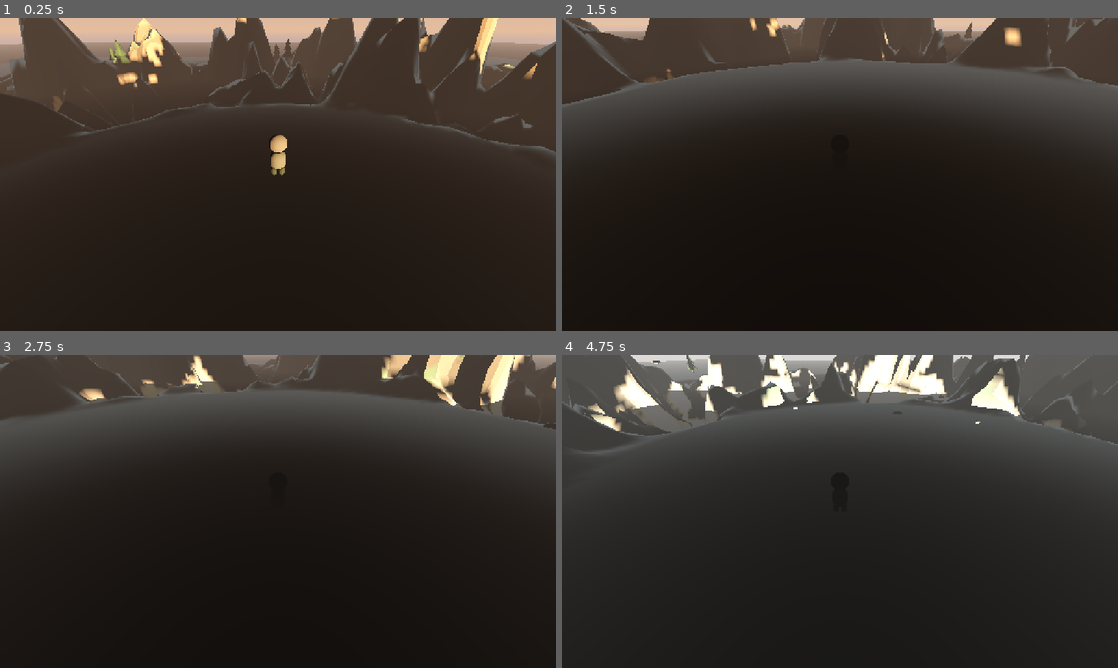
Above: before the commit, frames 1-4 (two rows, left to right).
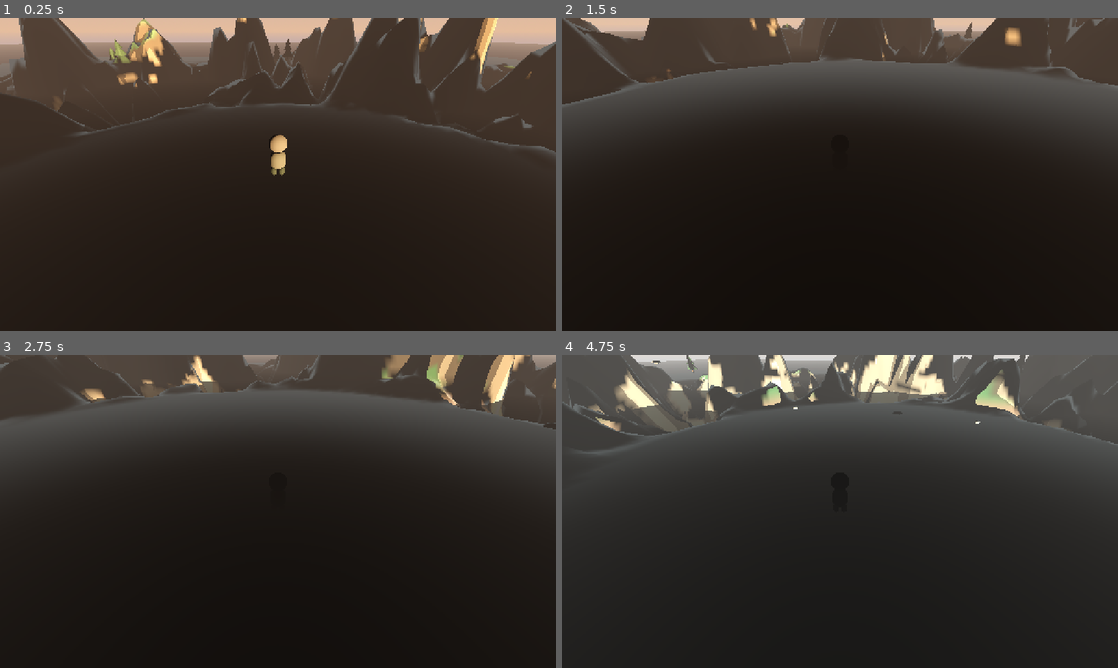
Above: after the commit, the same moments.

Repository: hunterbastian/yama
Game: Godot game, scene res://scenes/main.tscn
Two runs of this game, one before a commit and one after it. Both use one fixed random seed, a clock stepped at 60 frames per second and the inputs below.
Inputs (mouse positions are in pixels of both pictures, inside the frame that each line leads up to):
- Up to frame 1 (0.25 s): no input
- Up to frame 2 (1.5 s): tap Enter at 0.5 s; move the mouse to (867, 174) at 0.52 s; hold R (regenerate) 0.53-1.28 s; hold W (move_forward) from 0.53 s (still down); tap Space (jump) at 0.77 s; move the mouse to (812, 174) at 1.27 s; tap Shift (sprint) at 1.35 s
- Up to frame 3 (2.75 s): keep holding W (move_forward); tap Space (jump) at 1.52 s; move the mouse to (289, 505) at 2.02 s; hold R (regenerate) from 2.03 s (still down)
- Up to frame 4 (4.75 s): keep holding W (move_forward); move the mouse to (834, 517) at 2.77 s; release R (regenerate) at 2.78 s; tap Shift (sprint) at 2.85, 4.35 s; tap Space (jump) at 3.02, 3.77, 4.52 s; move the mouse to (878, 514) at 3.52 s; hold R (regenerate) 3.53-4.28 s; move the mouse to (795, 508) at 4.27 s

The runs differ from the first frame. In frame 1, 1.0% of the frame differs, in the area x 19-97%, y 0-22%; in frame 2, 0.3%; in frame 3, 1.8%; in frame 4, 3.8%, in the area x 4-83%, y 0-25%.

Commit message:
feat: vibrant terrain palette with wider cel-shading contrast
Co-Authored-By: Claude Sonnet 4.6 <noreply@anthropic.com>

Diff:
--- a/shaders/terrain.gdshader
+++ b/shaders/terrain.gdshader
@@ -81,10 +81,10 @@
 	float h = v_height;
 
 	// Base colors
-	vec3 shore = vec3(0.91, 0.86, 0.78);
-	vec3 grass_low = vec3(0.55, 0.75, 0.62);
-	vec3 grass_high = vec3(0.77, 0.90, 0.82);
-	vec3 rock = vec3(0.60, 0.60, 0.54);
+	vec3 shore = vec3(0.93, 0.84, 0.72);
+	vec3 grass_low = vec3(0.45, 0.82, 0.55);
+	vec3 grass_high = vec3(0.72, 0.95, 0.78);
+	vec3 rock = vec3(0.55, 0.55, 0.48);
 
 	// Grass: mint gradient by height
 	vec3 grass = mix(grass_low, grass_high, smoothstep(2.0, 10.0, h));
@@ -111,6 +111,7 @@
 void light() {
 	// Cel-shading: quantize into 3 discrete light bands
 	float NdotL = max(dot(NORMAL, LIGHT), 0.0);
-	float cel = floor(NdotL * 3.0 + 0.5) / 3.0;
+	float cel = floor(NdotL * 3.0 + 0.3) / 3.0;
+	cel = cel * cel;
 	DIFFUSE_LIGHT += ATTENUATION * LIGHT_COLOR * cel;
 }
